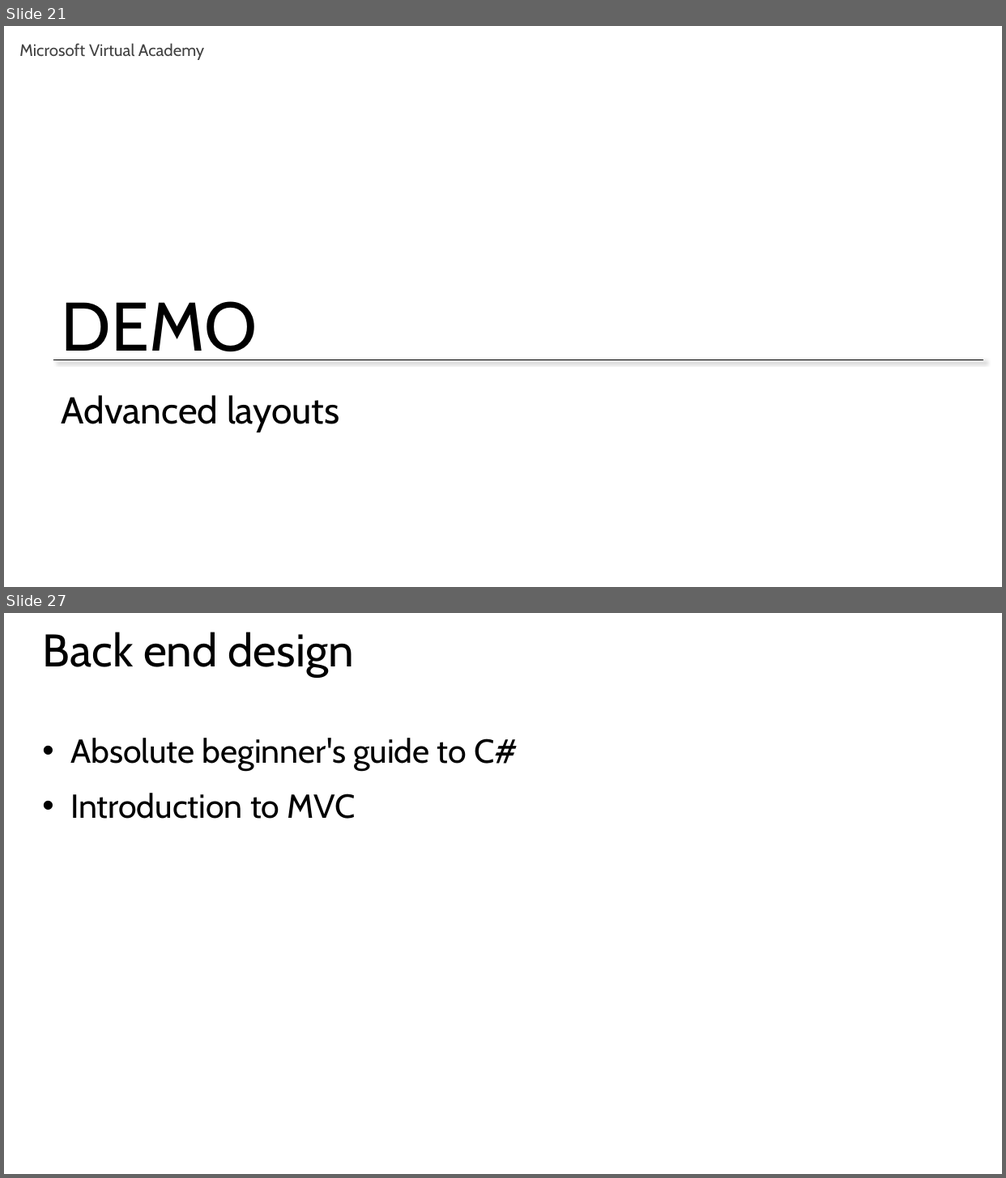
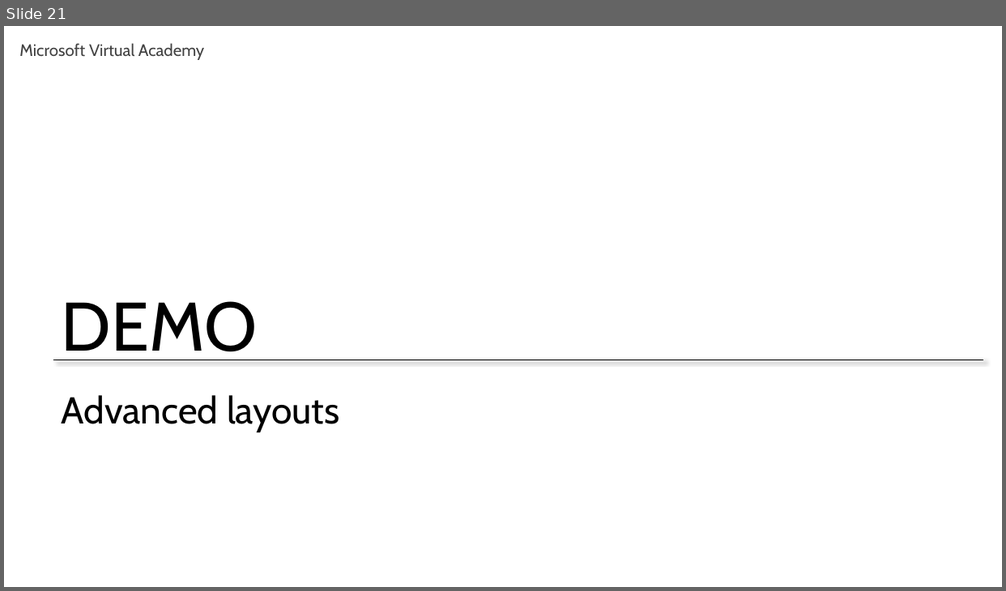
Before and after one commit to mkscala/AdvancedFlask, a slide deck: Slides/Module 5 - Jinja Layouts.pptx. Shown one above the other, each under a label of ours: slides 21 and 27 before the commit, slide 21 after it; the slides between them are not shown. The pictures are 1006x1178 and 1006x591 pixels, drawn with LibreOffice and Linux fonts; fonts in the diff are those of the drawing. Boxes give left, top, right and bottom in pixels: in the first picture for what was removed or moved away, otherwise in the second. Text is boxed around its words. In the diff, an @@ line names an element or a change of style, - is before the commit and + after.

```diff
--- a/Slides/Module 5 - Jinja Layouts.pptx
+++ b/Slides/Module 5 - Jinja Layouts.pptx
@@ slide 27 removed at (x1=4, y1=613, x2=1002, y2=1174), background #FFFFFF @@
@@ title removed at (x1=43, y1=632, x2=354, y2=677) @@
-Back end design
@@ text removed at (x1=70, y1=738, x2=518, y2=819) @@
-• Absolute beginner's guide to C#
-• Introduction to MVC
```
Also in this commit, not shown: 4 other slides removed, 1 other file.
